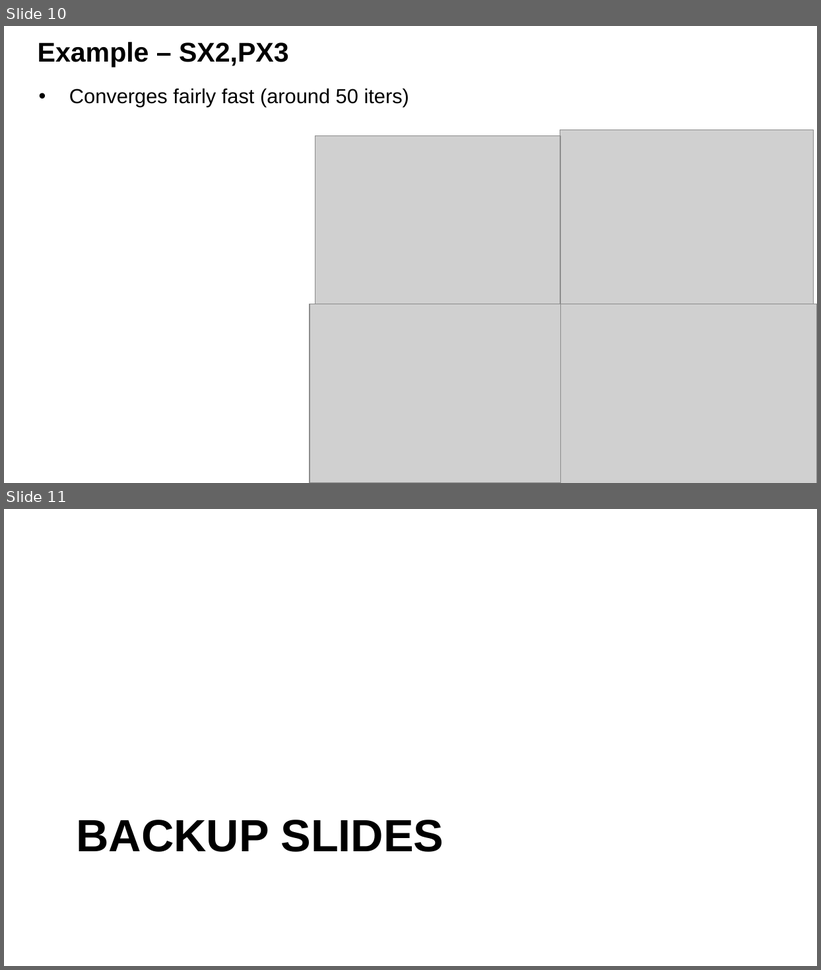
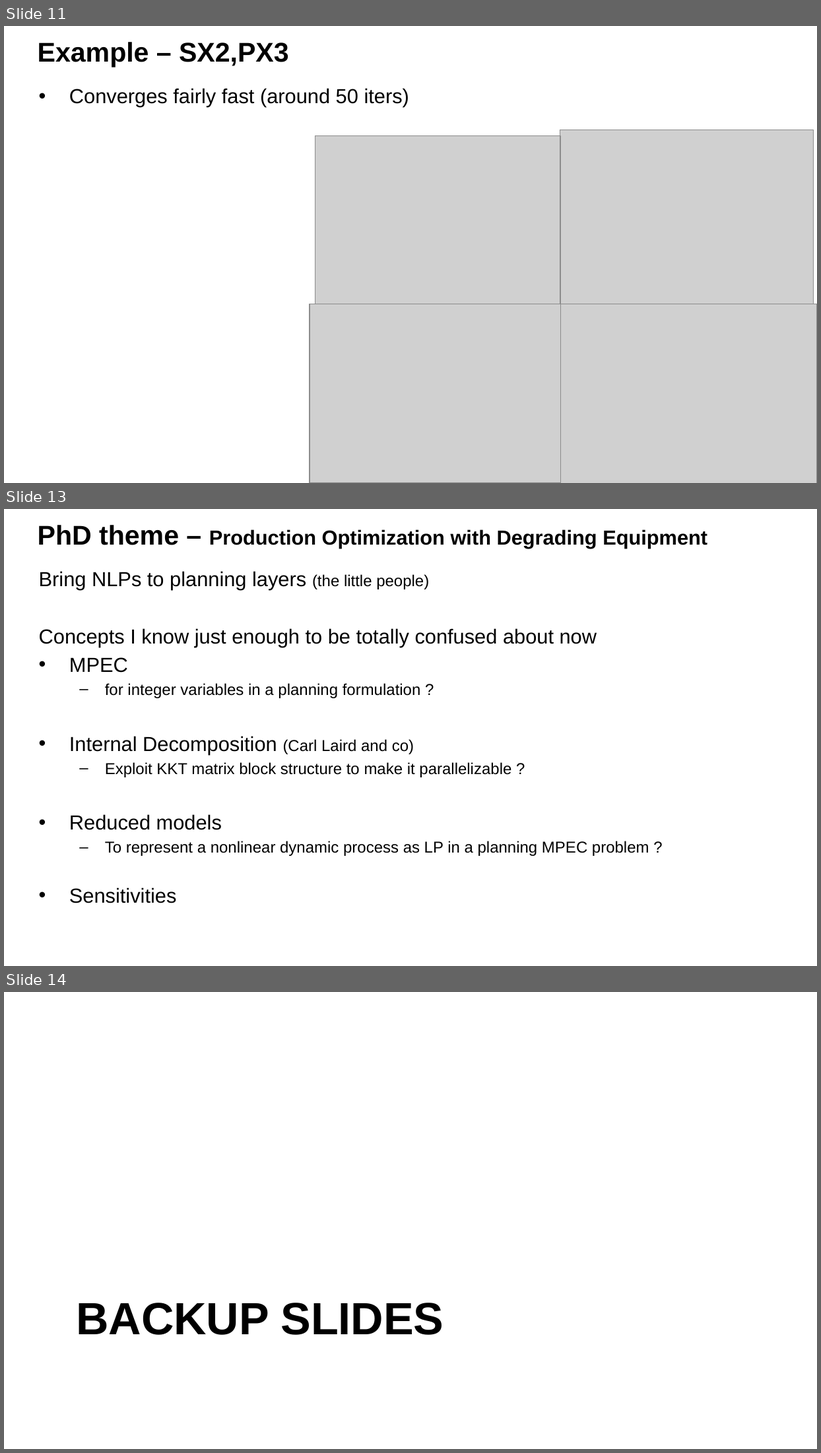
Before and after one commit to sandeepprakash6666/Escape-Paper, a slide deck: Admin/Escape Results.pptx. Shown one above the other, each under a label of ours: slides 10 and 11 before the commit, slides 11, 13 and 14 after it; the slides between them are not shown. The pictures are 821x970 and 821x1453 pixels, drawn with LibreOffice and Linux fonts; fonts in the diff are those of the drawing; grey boxes stand for pictures; background and template pictures are left out. Boxes give left, top, right and bottom in pixels: in the first picture for what was removed or moved away, otherwise in the second. Text is boxed around its words. In the diff, an @@ line names an element or a change of style, - is before the commit and + after.

```diff
--- a/Admin/Escape Results.pptx
+++ b/Admin/Escape Results.pptx
@@ slide 13 added at box(4, 509, 817, 966), background #FFFFFF; not listed: 1 template element that a slide beside it also shows @@
@@ title added at box(38, 525, 708, 548), 18 pt, text #000000, bold @@
+PhD theme – Production Optimization with Degrading Equipment
@@ text added at box(39, 571, 649, 904), 14 pt, text #000000 @@
+Bring NLPs to planning layers (the little people)
+Concepts I know just enough to be totally confused about now
+• MPEC
+  – for integer variables in a planning formulation ?
+• Internal Decomposition (Carl Laird and co)
+  – Exploit KKT matrix block structure to make it parallelizable ?
+• Reduced models
+  – To represent a nonlinear dynamic process as LP in a planning MPEC problem ?
+• Sensitivities
@@ what was slide 10 is now slide 11 @@
@@ what was slide 11 is now slide 14 @@
```
Also in this commit, not shown: 7 slides changed, 5 other slides added, 1 slide removed, 44 other files.
